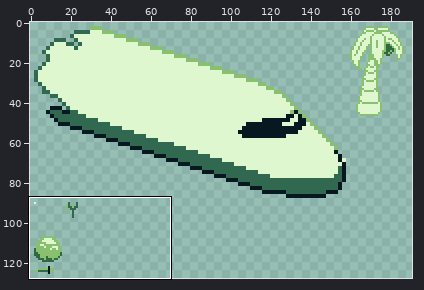
File history of a sprite sheet, gbjam-android/assets/res/structures.png. The first picture is a wide view before the edit; the outline marks the close-up.
Close-up. Old version:
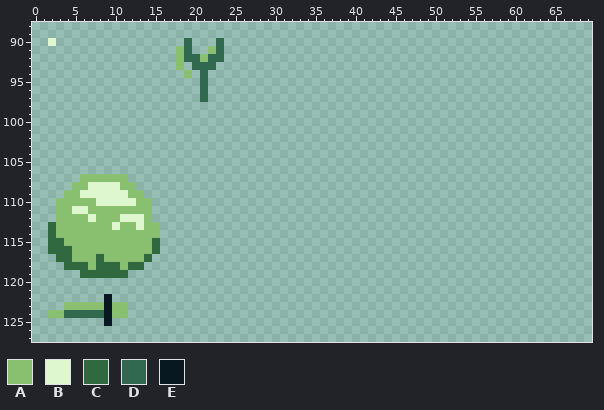
The file is 256x128 pixels. Colours within 5 levels of each other are drawn and written as one. Shown: x 0..69, y 88..127. The wide view leaves out empty margins.
Palette (. is transparent): A #88c070  B #dff7cf  C #306840  D #306850  E #081820
Pixels before (only the part around the change), first column x 0:
 88 ......................................................................
 89 ......................................................................
 90 ..B................D...D..............................................
 91 ..................AD..AD..............................................
 92 ..................ADDADD..............................................
 93 ..................A.DDD...............................................
 94 ...................A.D................................................
 95 .....................D................................................
 96 .....................D................................................
 97 .....................D................................................
 98 ......................................................................
 99 ......................................................................
100 ......................................................................
101 ......................................................................
102 ......................................................................
103 ......................................................................
104 ......................................................................
105 ......................................................................
106 ......................................................................
107 ......AAAAAA..........................................................
108 .....AABBBBAA.........................................................
109 ....AABBBBBBAA........................................................
110 ...AAAAABBBBBAA.......................................................
111 ...AABBAAAAAAAA.......................................................
112 ...AAAABAAABBBA.......................................................
113 ..CAAAAAAABAABAA......................................................
114 ..CAAAAAAAAAAAAA......................................................
115 ..CCAAAAAAAAAAAC......................................................
116 ..CCCAAAAAAAAAAC......................................................
117 ...CCAAACAAAAAC.......................................................
118 ....CCCACCCACC........................................................
119 ......CCCCCC..........................................................
120 ......................................................................
121 ......................................................................
122 .........E............................................................
123 ....AAAAAEAA..........................................................
124 ..AADDDDDEAA..........................................................
125 .........E............................................................
126 ......................................................................
127 ......................................................................
Once edited:
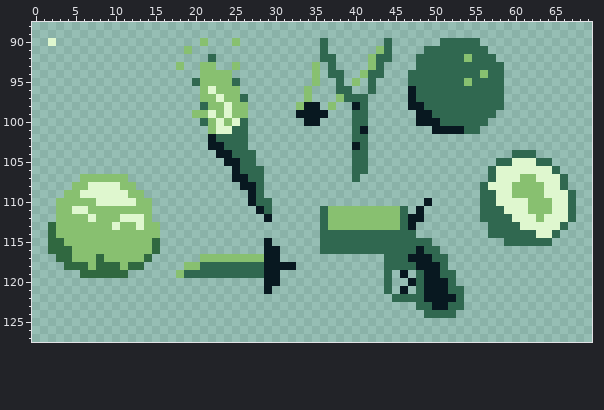
What changed:
Changed rows in their new state; - is an unchanged pixel.
first column x 2:
 90 -----------------.-A-.-A----------D-------D------DDDDD------------
 91 ----------------.A--..------------D------AD----DDDDDDDD-----------
 92 ----------------....-.------------DD----ADD---DDDDDDADDD----------
 93 ------------------.AA--A---------A-D----AD----DDDDDDDDDDD---------
 94 -----------------.-AAAA----------A-DD--ADD---DDDDDDDDDADD---------
 95 ------------------DAAAAD---------A--D-A-D----DDDDDDDADDDD---------
 96 -------------------ABAAA--------A---DD--D----EDDDDDDDDDDD---------
 97 -------------------AABAAD-------A---ADDD-----EDDDDDDDDDDD---------
 98 -------------------DAABAA------AEE-A--ED-----EEDDDDDDDDDD---------
 99 ------------------AABABAA------EEEE---DD------EEDDDDDDDD----------
100 -------------------DABABD-------EE----DD------EEEDDDDDD-----------
101 --------------------ABBDD-------------DE--------EEEEDD------------
102 --------------------EDDDD-------------DD--------------------------
103 --------------------EEDDD-------------ED--------------------------
104 ---------------------EEDDD------------DD------------------DDD-----
105 ----------------------EEDD------------DD----------------DDBBBDD---
106 -----------------------EDDD-----------DD---------------DBBBBBBBD--
107 -----------------------EEDD-----------D----------------DBBBAABBBD-
108 ------------------------EED---------------------------DBBBAAAABBD-
109 -------------------------ED---------------------------DDBBAAAABBBD
110 -------------------------EDD-------------------E------DDBBBBAAABBD
111 --------------------------ED------DAAAAAAAAAD-E-------DDDBBBAAABBD
112 ---------------------------E------DAAAAAAAAADEE-------DDDDBBBABBBD
113 ----------------------------------DAAAAAAAAADE---------DDDDBBBBBD-
114 ----------------------------------DDDDDDDDDDDD---------DDDDDDBBD--
115 ---------------------------E------DDDDDDDDDDDDDD---------DDDDDD---
116 ---------------------------EE-----DDDDDDDDDDDDEDD-----------------
117 -------------------AAAAAAAAEE-------------DDDEEEDD----------------
118 -----------------AADDDDDDDDEEEE-----------DDDDEEED----------------
119 ----------------ADDDDDDDDDDEE-------------D-E-DEEDD---------------
120 ---------------------------EE-------------D--EDEEED---------------
121 ---------------------------E--------------D-E-DEEEDD--------------
122 -------.-----------------------------------DDDDEEEED--------------
123 --........------------------------------------DDEEDD--------------
124 ..........-------------------------------------DDDD---------------
125 -------.----------------------------------------------------------
Boxes around the changes in both close-ups, in picture pixels (x1, y1, x2, y2):
changed: (176, 38, 296, 294)
added: (296, 38, 576, 318)
erased: (48, 294, 128, 326)
